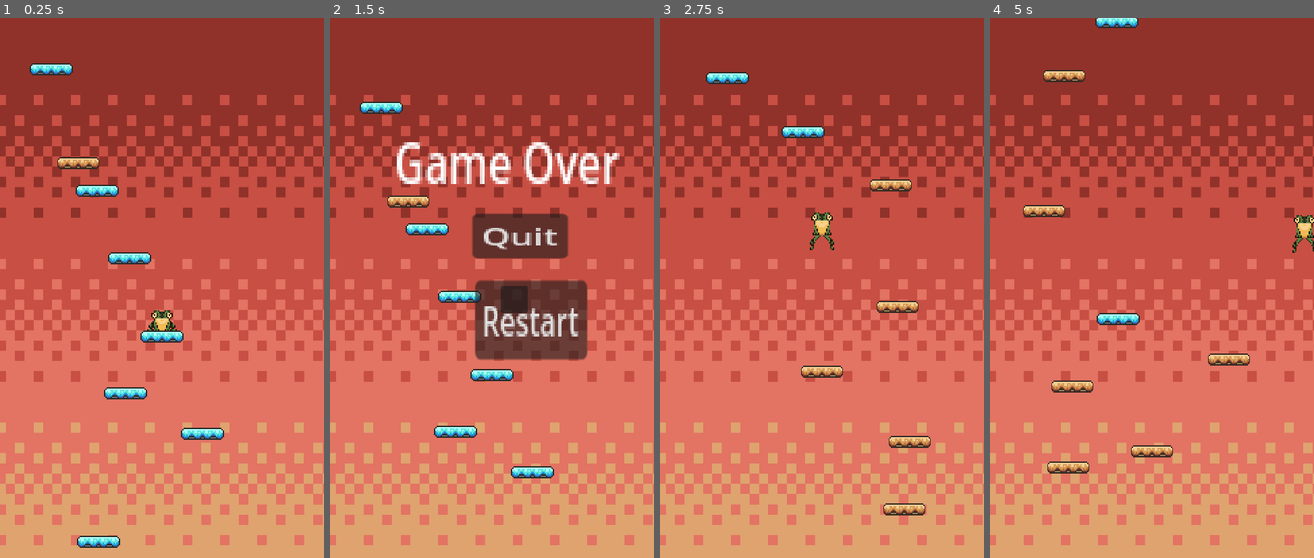
Above: before the commit, frames 1-4 (left to right).
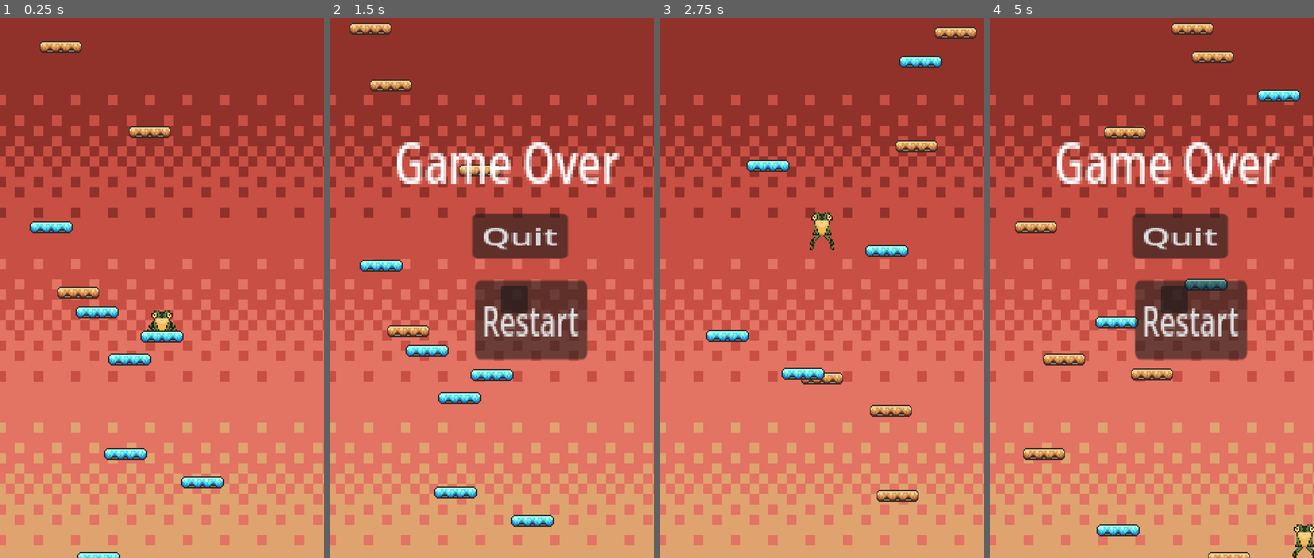
Above: after the commit, the same moments.

Repository: stefko-jam/Game_Jam
Game: Godot game, scene res://scenes/game.tscn
The game is run twice, just before and just after one commit, with the same random seed, the same clock (stepped at 60 frames per second) and the same inputs.
Inputs:
- Up to frame 1 (0.25 s): no input
- Up to frame 2 (1.5 s): hold D (right) from 0.53 s (still down)
- Up to frame 3 (2.75 s): release D (right) at 2 s; click "Restart" at 2 s
- Up to frame 4 (5 s): hold A (left) 2.78-3.5 s; click "Restart" at 3.5 s; hold D (right) from 4.28 s (still down)

The runs differ from the first frame. In frame 1, 4.4% of the frame differs, in the area x 9-70%, y 4-100%; in frame 2, 4.2%; in frame 3, 4.4%; in frame 4, 15%, in the area x 7-100%, y 0-100%.

Commit message:
Decrease platform distance

Diff:
--- a/scripts/platform_manager.gd
+++ b/scripts/platform_manager.gd
@@ -46,6 +46,6 @@
 
 func spawnNewPlatform():
 	var x = randi_range(-100, 100)
-	var y = highestPlatformPostiion - randi_range(2, 10) * 10
+	var y = highestPlatformPostiion - randi_range(2, 10) * 7
 	highestPlatformPostiion = y;
 	add_child(generatePlatform(x, y))
